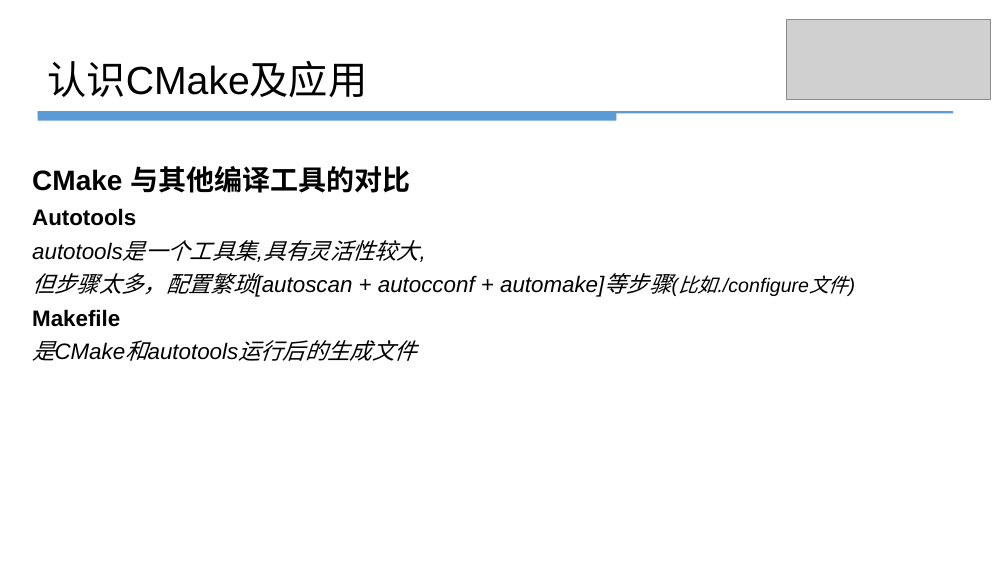
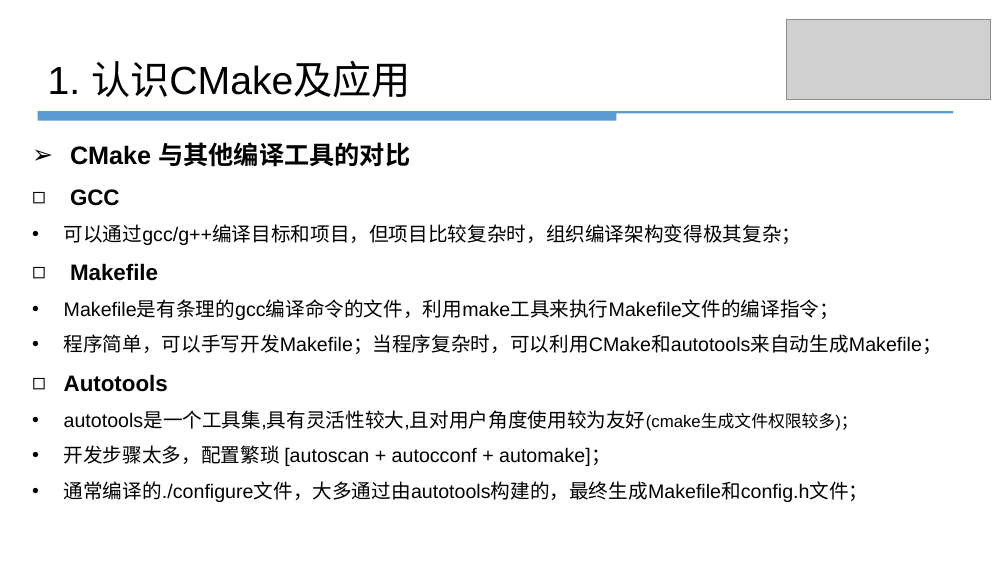
Before and after one commit to panshengli/slam_research_club, a slide deck: slide 5 of cmake_practice/预备讲-Cmake_潘胜利20101026.pptx. Drawn at 1008x567 pixels with LibreOffice and Linux fonts; fonts in the diff are those of the drawing; grey boxes stand for pictures. Boxes give left, top, right and bottom in pixels: in the first picture for what was removed or moved away, otherwise in the second. Text is boxed around its words. In the diff, an @@ line names an element or a change of style, - is before the commit and + after.

Commit message:
added examples for  cmake

```diff
--- a/cmake_practice/预备讲-Cmake_潘胜利20101026.pptx
+++ b/cmake_practice/预备讲-Cmake_潘胜利20101026.pptx
@@ text at bbox=[48, 61, 411, 97]: text changed @@
-认识CMake及应用
+1. 认识CMake及应用
@@ text "CMake 与其他编译工具的对比": place and size @@
-text "CMake 与其他编译工具的对比" at bbox=[32, 166, 717, 361]
+text "CMake 与其他编译工具的对比" at bbox=[64, 142, 942, 502]
@@ text at bbox=[64, 142, 410, 392]: size 20 to 18 pt in "CMake 与其他编译工具的对比"; bullet none to ➢; bullet none to ◻; line spacing 1.25 to 1.5 @@
@@ text at bbox=[64, 189, 942, 354]: paragraphs added @@
+◻ GCC
+• 可以通过gcc/g++编译目标和项目，但项目比较复杂时，组织编译架构变得极其复杂；
+◻ Makefile
+• Makefile是有条理的gcc编译命令的文件，利用make工具来执行Makefile文件的编译指令；
+• 程序简单，可以手写开发Makefile；当程序复杂时，可以利用CMake和autotools来自动生成Makefile；
@@ text at bbox=[64, 412, 869, 502]: text changed; size 16 to 14 pt; italic off @@
-autotools是一个工具集,具有灵活性较大,
-但步骤太多，配置繁琐[autoscan + autocconf + automake]等步骤(比如./configure文件)
-Makefile
-是CMake和autotools运行后的生成文件
+• autotools是一个工具集,具有灵活性较大,且对用户角度使用较为友好(cmake生成文件权限较多)；
+• 开发步骤太多，配置繁琐 [autoscan + autocconf + automake]；
+• 通常编译的./configure文件，大多通过由autotools构建的，最终生成Makefile和config.h文件；
```
Also in this commit, not shown: 3 other slides changed, 4 slides added, 1 slide removed, 1 other file.
